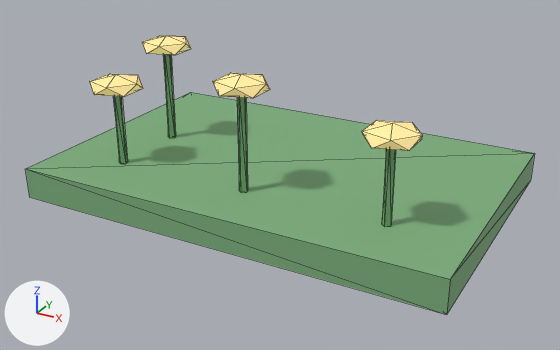
Renders of the glTF model public/assets/harthmere/glb/gathering_nodes/harthmere_temple_peacebloom/harthmere_temple_peacebloom.lod1.glb from each side of a commit.
Both versions are drawn from a camera (50 mm lens) standing at (2.0, -3.71, 1.93) and looking at (0.03, -0.12, 0.14). Lighting does not change. The marker at lower left points along +X, +Y and +Z. The older version comes first. Mesh edges are drawn as thin lines. Vertices at exactly the same position are counted once.
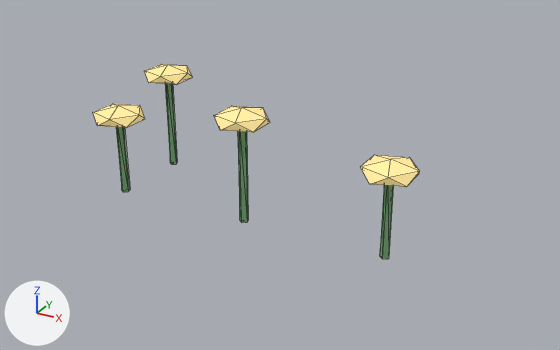
Patch to the scene script:
```diff
--- a/public/assets/harthmere/glb/gathering_nodes/harthmere_temple_peacebloom/harthmere_temple_peacebloom.lod1.glb.py
+++ b/public/assets/harthmere/glb/gathering_nodes/harthmere_temple_peacebloom/harthmere_temple_peacebloom.lod1.glb.py
@@ me_mesh_0 @@
 # used by ob_mesh_0; location = (-1.25, 0.825, 0.0); scale = (0.000153, 0.000153, 0.000153)
-me_mesh_0.from_pydata(...)  # 96 vertices, 156 faces; spans x 0.0..16383.0, y -10813.0..0.0, z 0.0..5429.0
-me_mesh_0.materials.append(mat_harthmere_temple_peacebloom_base_001)  # green #7cad7c
+me_mesh_0.from_pydata(...)  # 88 vertices, 144 faces; spans x 0.0..16383.0, y -6419.0..0.0, z 0.0..5503.0
+# me_mesh_0 part 1: a new loose piece, a 5-sided cylinder along z spanning x 1032.0..1435.0, y -5458.0..-5074.0, z 0.0..3564.0, in mat_harthmere_temple_peacebloom_green_001 (green #76ad76)
+# me_mesh_0 part 2: a new loose piece, a 5-sided cylinder along z spanning x 7990.0..8393.0, y -5458.0..-5074.0, z 0.0..4582.0, in mat_harthmere_temple_peacebloom_green_001 (green #76ad76)
+# me_mesh_0 part 3: a new loose piece, a 5-sided cylinder along z spanning x 14948.0..15351.0, y -5458.0..-5074.0, z 0.0..3564.0, in mat_harthmere_temple_peacebloom_green_001 (green #76ad76)
+# me_mesh_0 part 4: a new loose piece, a 5-sided cylinder along z spanning x 1032.0..1435.0, y -1385.0..-1001.0, z 0.0..4582.0, in mat_harthmere_temple_peacebloom_green_001 (green #76ad76)
+# me_mesh_0 part 5: a new loose piece, an icosphere of 20 faces spanning x 0.0..2467.0, y -6419.0..-4073.0, z 3492.0..4485.0, in mat_harthmere_temple_peacebloom_highlight_001 (yellow #efd790, glowing yellow #958658)
+# me_mesh_0 part 6: a new loose piece, an icosphere of 20 faces spanning x 6958.0..9425.0, y -6419.0..-4073.0, z 4510.0..5503.0, in mat_harthmere_temple_peacebloom_highlight_001 (yellow #efd790, glowing yellow #958658)
+# me_mesh_0 part 7: a new loose piece, an icosphere of 20 faces spanning x 13916.0..16383.0, y -6419.0..-4073.0, z 3492.0..4485.0, in mat_harthmere_temple_peacebloom_highlight_001 (yellow #efd790, glowing yellow #958658)
+# me_mesh_0 part 8: a new loose piece, an icosphere of 20 faces spanning x 0.0..2467.0, y -2346.0..0.0, z 4510.0..5503.0, in mat_harthmere_temple_peacebloom_highlight_001 (yellow #efd790, glowing yellow #958658)
+# me_mesh_0 part 9: the loose piece of 12 vertices spanning x 12613.0..14518.0, y -9458.0..-7646.0, z 3876.0..4643.0 is deleted
+# me_mesh_0 part 10: the loose piece of 12 vertices spanning x 7239.0..9144.0, y -9458.0..-7646.0, z 4663.0..5429.0 is deleted
+# me_mesh_0 part 11: the loose piece of 12 vertices spanning x 1865.0..3770.0, y -9458.0..-7646.0, z 3876.0..4643.0 is deleted
+# me_mesh_0 part 12: the loose piece of 12 vertices spanning x 1865.0..3770.0, y -6312.0..-4501.0, z 4663.0..5429.0 is deleted
+# me_mesh_0 part 13: the loose piece of 10 vertices spanning x 2662.0..2974.0, y -5570.0..-5274.0, z 1180.0..4718.0 is deleted
+# me_mesh_0 part 14: the loose piece of 10 vertices spanning x 2662.0..2974.0, y -8716.0..-8419.0, z 1180.0..3932.0 is deleted
+# me_mesh_0 part 15: the loose piece of 10 vertices spanning x 8036.0..8347.0, y -8716.0..-8419.0, z 1180.0..4718.0 is deleted
+# me_mesh_0 part 16: the loose piece of 10 vertices spanning x 13409.0..13721.0, y -8716.0..-8419.0, z 1180.0..3932.0 is deleted
+# me_mesh_0 part 17: the loose piece of 8 vertices spanning x 0.0..16383.0, y -10813.0..0.0, z 0.0..1180.0 is deleted
 me_mesh_0.materials.append(mat_harthmere_temple_peacebloom_green_001)
@@ ob_mesh_0 @@
 ob_mesh_0 = bpy.data.objects.new('Mesh_0', me_mesh_0)
-ob_mesh_0.location = (-1.25, 0.825, 0.0)
-ob_mesh_0.scale = (0.000153, 0.000153, 0.000153)
+ob_mesh_0.location = (-0.965, 0.138, 0.0)
+ob_mesh_0.scale = (0.000118, 0.000118, 0.000118)
```

Pixel boxes (x1, y1, x2, y2) of what changed, in the pictures (560 x 350 px):
'Mesh_0', reshaped, moved, rescaled (36% narrower, 30% shorter): before (26, 36, 534, 314); after (93, 64, 420, 259)
part 1 of me_mesh_0, added (green): after (116, 127, 130, 192)
part 2 of me_mesh_0, added (green): after (238, 131, 248, 223)
part 3 of me_mesh_0, added (green): after (380, 185, 393, 259)
part 4 of me_mesh_0, added (green): after (165, 84, 177, 164)
part 5 of me_mesh_0, added (yellow): after (93, 104, 145, 128)
part 6 of me_mesh_0, added (yellow): after (214, 106, 270, 132)
part 7 of me_mesh_0, added (yellow): after (361, 155, 420, 187)
part 8 of me_mesh_0, added (yellow): after (144, 64, 192, 85)
part 9 of me_mesh_0, deleted (yellow): before (362, 120, 422, 151)
part 10 of me_mesh_0, deleted (yellow): before (213, 73, 270, 98)
part 11 of me_mesh_0, deleted (yellow): before (90, 74, 143, 97)
part 12 of me_mesh_0, deleted (yellow): before (142, 36, 191, 55)
part 13 of me_mesh_0, deleted (green): before (163, 55, 176, 138)
part 14 of me_mesh_0, deleted (green): before (113, 96, 128, 164)
part 15 of me_mesh_0, deleted (green): before (237, 97, 248, 193)
part 16 of me_mesh_0, deleted (green): before (382, 149, 396, 227)
part 17 of me_mesh_0, deleted (green): before (26, 92, 534, 314)
